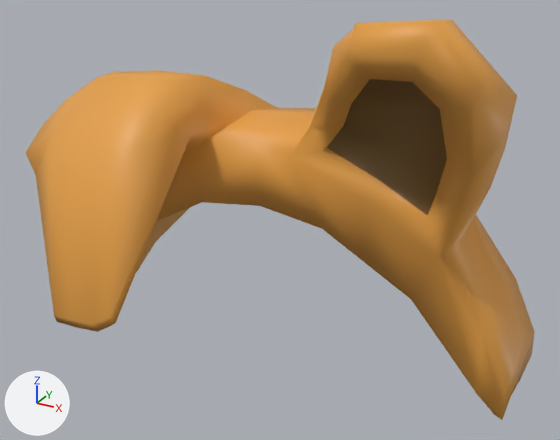
The FBX model Gamelab 9LS- URP DA Game/Assets/Player/Config/Models/Hat_Dog.fbx, before and after one commit.
The view is the same before and after, from a camera (50 mm lens) standing at (0.705, -1.32, 2.303) and looking at (0.052, -0.134, 1.71). Lighting does not change. The marker at lower left points along +X, +Y and +Z.

Objects in the first picture: 'DogEars2', 'DogHeadband'.
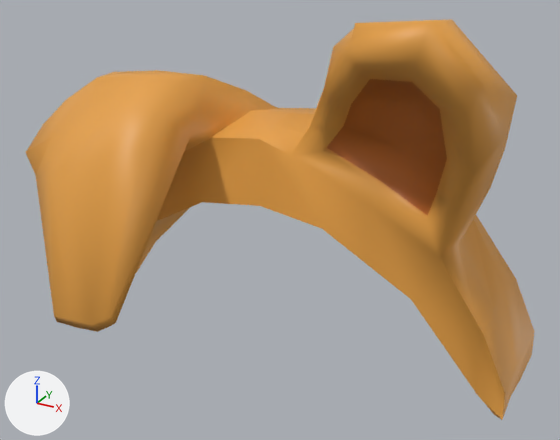
Boxes [x1, y1, x2, y2] around the edits, measured in the pictures (560 x 440 px):
'DogHeadband', recoloured, shading changed (brown to orange): [137, 34, 534, 420] in both
part 1 of me_roundcube_020, shading changed: [136, 19, 534, 420] in both

The change, as a diff of the scene's bpy script:
```diff
--- a/Gamelab 9LS- URP DA Game/Assets/Player/Config/Models/Hat_Dog.fbx.py
+++ b/Gamelab 9LS- URP DA Game/Assets/Player/Config/Models/Hat_Dog.fbx.py
@@ mat_dogdarkorange @@
 mat_dogdarkorange = principled_material('DogDarkOrange')
-mat_dogdarkorange.base_color = (0.195, 0.105, 0.0245)  # brown #7a5b2b
+mat_dogdarkorange.base_color = (0.551, 0.147, 0.0156)  # orange #c46b22
@@ me_roundcube_020 @@
 me_roundcube_020.from_pydata(...)  # 120 vertices, 108 faces; spans x -0.506..0.506, y -0.338..0.113, z -0.044..0.74
 # used by ob_dogheadband; location = (0.0, 0.005, 1.393)
+# me_roundcube_020 part 1: edges marked sharp go from 0 to 49
 me_roundcube_020.materials.append(mat_dogorange)
```
